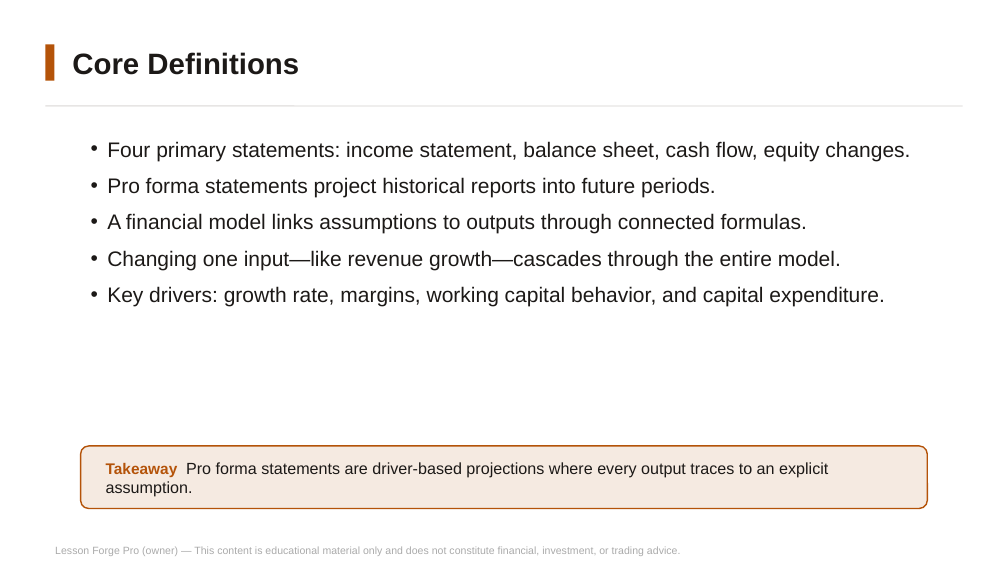
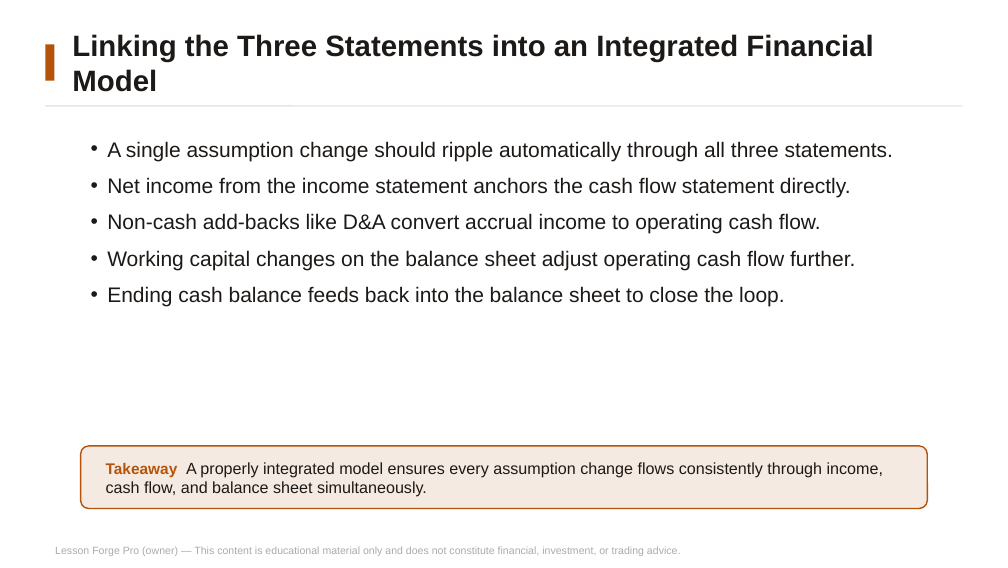
Before and after one commit to mbinmahfooz74-svg/lesson-forge-pro, a slide deck: slide 7 of docs/fmva/packs/day2-slides.pptx (slide 4 before the commit). Drawn at 1008x568 pixels with LibreOffice and Linux fonts; fonts in the diff are those of the drawing. Boxes give left, top, right and bottom in pixels: in the first picture for what was removed or moved away, otherwise in the second. Text is boxed around its words. In the diff, an @@ line names an element or a change of style, - is before the commit and + after.

```diff
--- a/docs/fmva/packs/day2-slides.pptx
+++ b/docs/fmva/packs/day2-slides.pptx
@@ text at [72,34,873,92]: text changed @@
-Core Definitions
+Linking the Three Statements into an Integrated Financial Model
@@ text at [107,141,893,307]: text changed @@
-• Four primary statements: income statement, balance sheet, cash flow, equity changes.
-• Pro forma statements project historical reports into future periods.
-• A financial model links assumptions to outputs through connected formulas.
-• Changing one input—like revenue growth—cascades through the entire model.
-• Key drivers: growth rate, margins, working capital behavior, and capital expenditure.
+• A single assumption change should ripple automatically through all three statements.
+• Net income from the income statement anchors the cash flow statement directly.
+• Non-cash add-backs like D&A convert accrual income to operating cash flow.
+• Working capital changes on the balance sheet adjust operating cash flow further.
+• Ending cash balance feeds back into the balance sheet to close the loop.
@@ text at [106,462,883,497]: text changed @@
-Takeaway Pro forma statements are driver-based projections where every output traces to an explicit assumption.
+Takeaway A properly integrated model ensures every assumption change flows consistently through income, cash flow, and balance sheet simultaneously.
```
Also in this commit, not shown: 8 other slides changed, 1 slide added, 8 slides removed, 28 other files.
